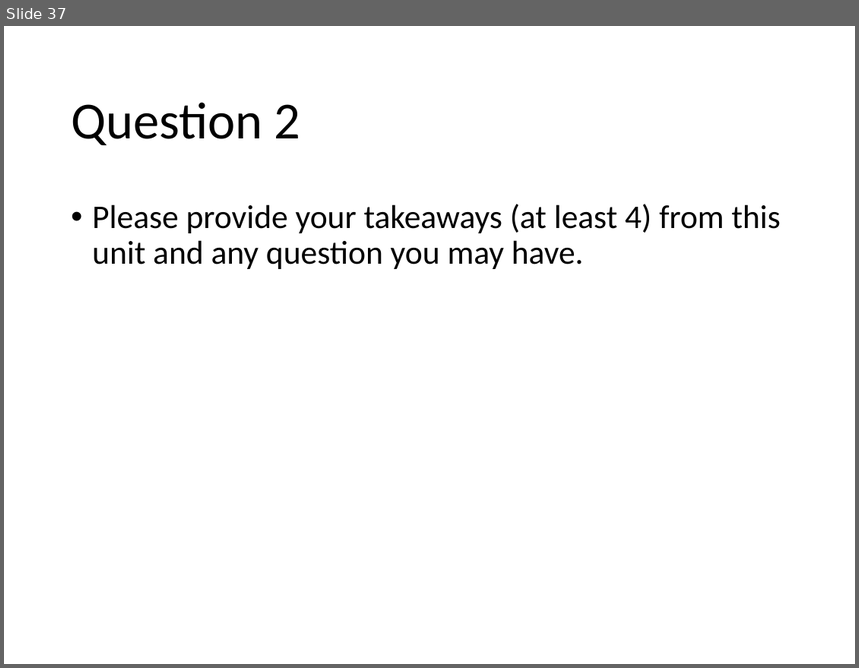
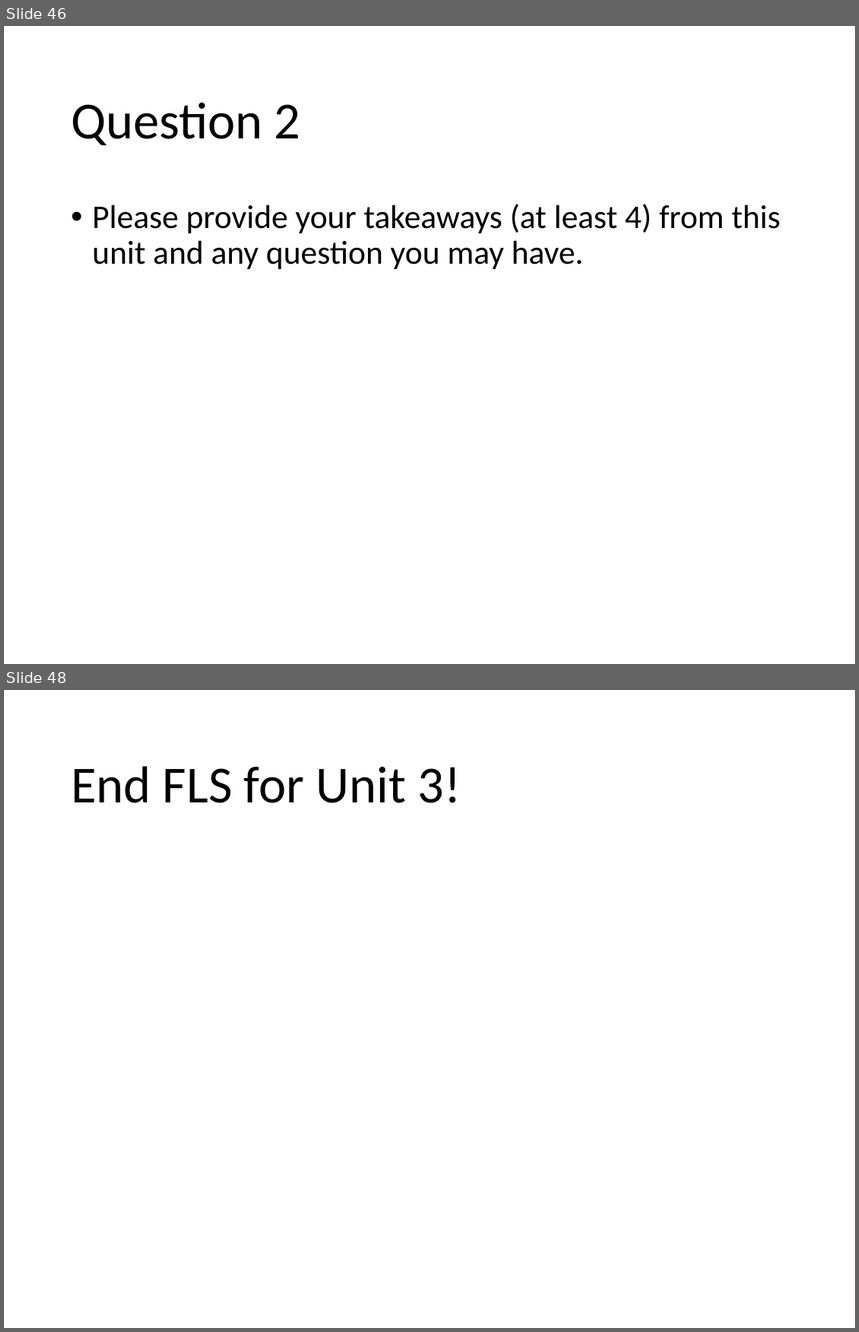
Before and after one commit to BivinSadler/MSDS_6371_Stat_Foundations, a slide deck: Unit 3/6371 For Live Session Assignment Unit 3 Student.pptx. Shown one above the other, each under a label of ours: slide 37 before the commit, slides 46 and 48 after it; the slides between them are not shown. The pictures are 859x668 and 859x1332 pixels, drawn with LibreOffice and Linux fonts; fonts in the diff are those of the drawing. Boxes give left, top, right and bottom in pixels: in the first picture for what was removed or moved away, otherwise in the second. Text is boxed around its words. In the diff, an @@ line names an element or a change of style, - is before the commit and + after.

```diff
--- a/Unit 3/6371 For Live Session Assignment Unit 3 Student.pptx
+++ b/Unit 3/6371 For Live Session Assignment Unit 3 Student.pptx
@@ slide 48 added at bbox=[4, 690, 855, 1328], background #FFFFFF @@
@@ title added at bbox=[71, 766, 462, 803], 44 pt, text #000000 @@
+End FLS for Unit 3!
@@ what was slide 37 is now slide 46 @@
```
Also in this commit, not shown: 10 other slides added.
